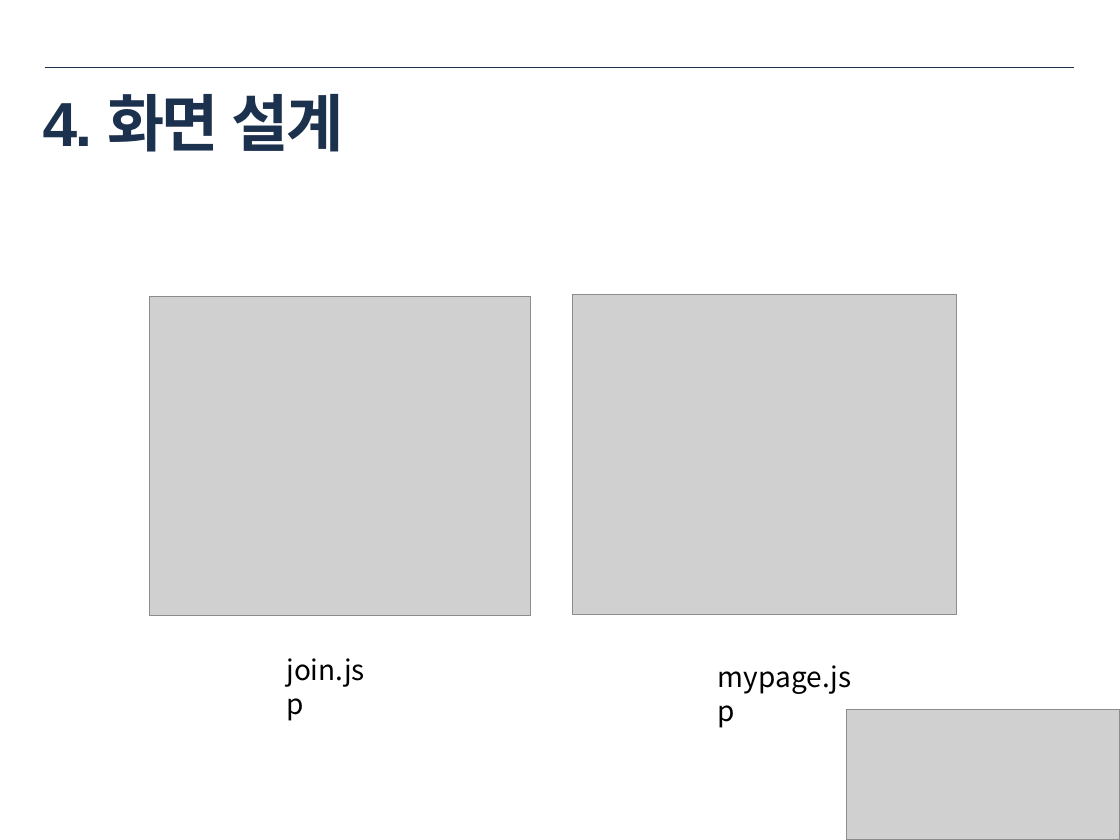
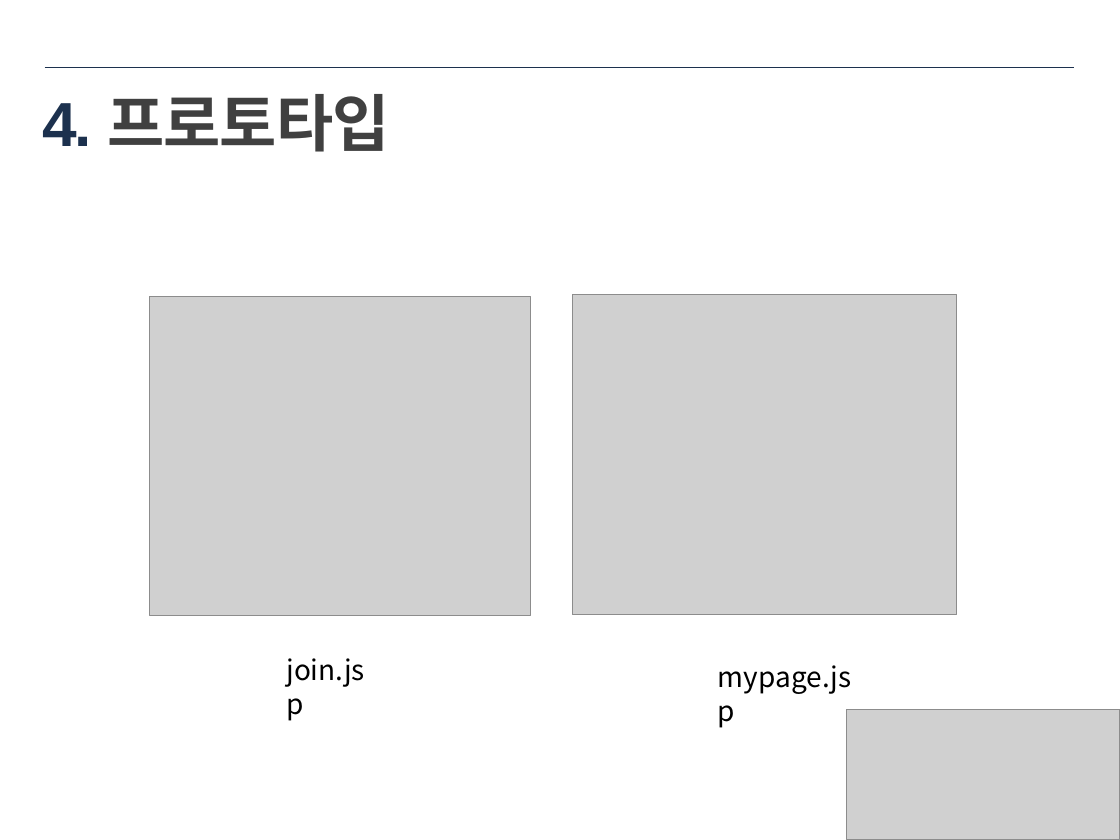
Before and after one commit to icto55-2-juree/WoojuProject, a slide deck: slide 8 of documents/Icto55_2_project(석주리, 최우).pptx. Drawn at 1120x840 pixels with LibreOffice and Linux fonts; fonts in the diff are those of the drawing; grey boxes stand for pictures. Boxes give left, top, right and bottom in pixels: in the first picture for what was removed or moved away, otherwise in the second. Text is boxed around its words. In the diff, an @@ line names an element or a change of style, - is before the commit and + after.

```diff
--- a/documents/Icto55_2_project(석주리, 최우).pptx
+++ b/documents/Icto55_2_project(석주리, 최우).pptx
@@ title at [43,94,390,152]: text changed; text colour #1C314E to #404040 @@
-4. 화면 설계
+4. 프로토타입
```
Also in this commit, not shown: 7 other slides changed, 13 slides added, 1 slide removed, 2 other files.
